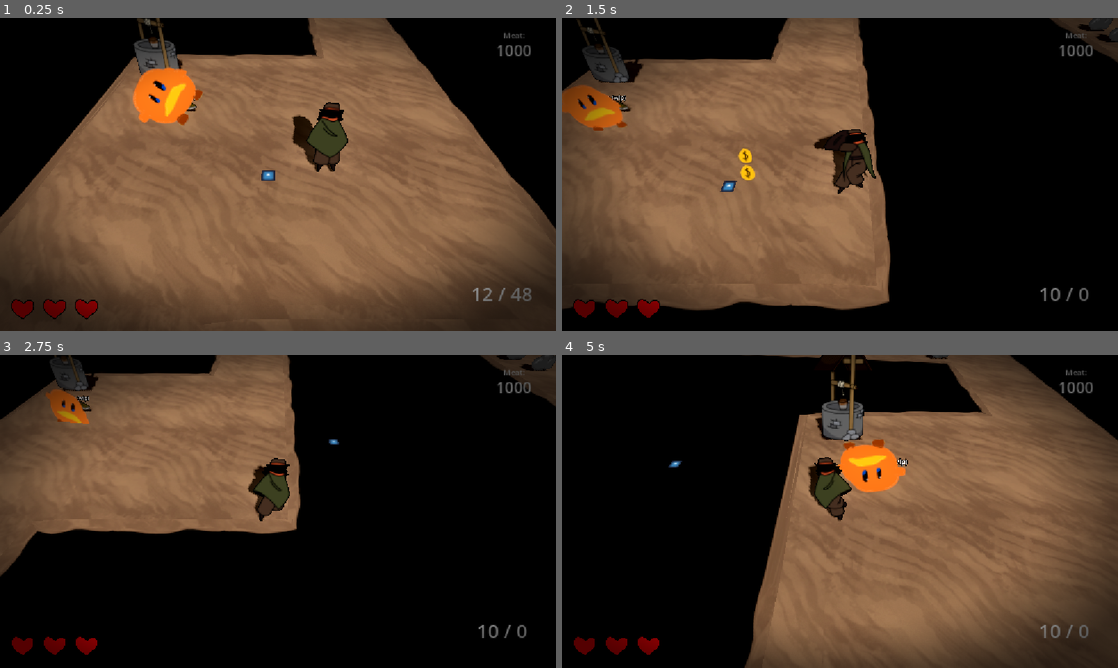
Above: before the commit, frames 1-4 (two rows, left to right).
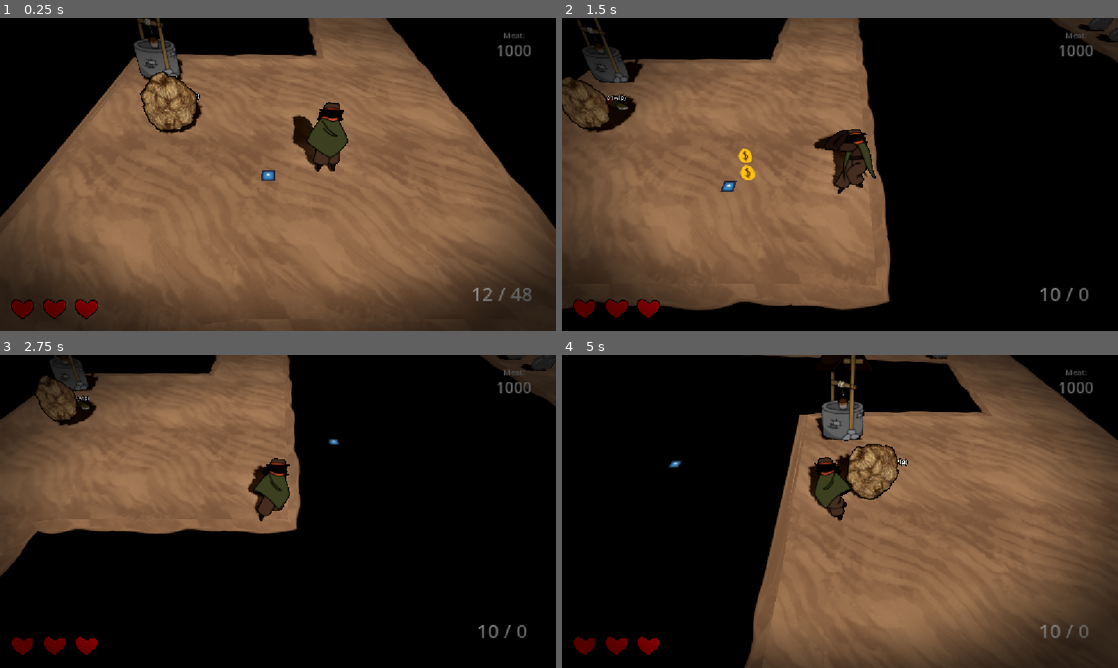
Above: after the commit, the same moments.

Repository: gmuGADIG/DEADSHOT
Game: Godot game, scene res://world/levels/desert_large/level_desert_large.tscn
Two runs of this game, one before a commit and one after it. Both use one fixed random seed, a clock stepped at 60 frames per second and the inputs below. This scene is started directly instead of the project's main scene. The engine's default icon, where the game draws it, is replaced by a stand-in: a white triangle on a blue panel in a dark square. Sound files missing from this copy of the repository are replaced by a short silence.
Inputs (mouse positions are in pixels of both pictures, inside the frame that each line leads up to):
- Up to frame 1 (0.25 s): no input
- Up to frame 2 (1.5 s): move the mouse to (962, 158) at 0.52 s; hold D (move_right) 0.53-1.28 s; hold E (interact) 0.53-1.28 s; move the mouse to (728, 190) at 1.27 s; hold S (move_down) from 1.28 s (still down); click (728, 190) at 1.35 s
- Up to frame 3 (2.75 s): tap E (interact) at 1.55 s; move the mouse to (333, 442) at 2.02 s; release S (move_down) at 2.03 s; hold D (move_right) from 2.03 s (still down); hold E (interact) from 2.03 s (still down)
- Up to frame 4 (5 s): move the mouse to (812, 574) at 2.77 s; release D (move_right) at 2.78 s; release E (interact) at 2.78 s; hold W (move_up) 2.78-3.53 s; tap Shift (quick_purchase) at 2.85 s; tap E (interact) at 3.05, 4.55 s; move the mouse to (1006, 558) at 3.52 s; hold E (interact) 3.53-4.28 s; hold A (move_left) from 3.53 s (still down); tap Space (roll) at 3.6 s; move the mouse to (673, 464) at 4.27 s; right-click (673, 464) at 4.35 s

The runs differ from the first frame. In frame 1, 2.0% of the frame differs, in the area x 23-37%, y 15-38%; in frame 2, 1.5%; in frame 3, 0.8%; in frame 4, 1.6%.

Commit message:
updated again
tumbleweed
providing mother

Diff:
--- a/world/interactables/tumbleweed/tumbleweed.gd
+++ b/world/interactables/tumbleweed/tumbleweed.gd
@@ -6,19 +6,20 @@
 @export var max_velocity := 0.05 # max velocity for x and z directions
 
 var bounce := 0.0 # controls bouncing movement
-var amplitude := 0.5 # height of the bounce
-var frequency := 4 # bounce speed
+var amplitude := 0.3 # height of the bounce
+var frequency := 6 # bounce speed
 var velocity := Vector3(randf_range(-max_vel_change,max_vel_change),0,randf_range(-max_vel_change,max_vel_change)) # velocity for x and z
 var hit := false # if tumbleweed was hit by bullet
 
 func _physics_process(delta: float) -> void:
 	#rotate on y-plane
-	%Sprite.rotate_z(deg_to_rad(rotate_speed))
-	%Sprite.rotate_y(deg_to_rad(rotate_speed))
+	var speed_factor := clampf(velocity.length() * .2, 0, 1)
+	%Sprite.rotate_z(deg_to_rad(rotate_speed * speed_factor))
+	#%SpriteHolder.rotate_y(deg_to_rad(rotate_speed))
 
 	#bounce updates, then calcuate position y using some trig
 	bounce += delta * frequency
-	position.y = amplitude * sin(bounce)
+	position.y = amplitude * sin(bounce * speed_factor)
 
 	#if tumbleweed hits the ground, do stuff
 	if(position.y < -0.499):
@@ -35,6 +36,8 @@
 	#move the tumbleweed using velocity
 	position += velocity * delta
 
+	#velocity = velocity.lerp(Vector3.ZERO, 1.0 - exp(-.5 * delta))
+
 func _on_hurtbox_was_hit(dmg: DamageInfo) -> void:
 	velocity += dmg.get_knockback() * knockback_multiplier
 	hit = true
--- a/world/interactables/tumbleweed/tumbleweed.tscn
+++ b/world/interactables/tumbleweed/tumbleweed.tscn
@@ -1,6 +1,6 @@
 [gd_scene load_steps=6 format=3 uid="uid://ckbr1getgwitd"]
 
-[ext_resource type="Texture2D" uid="uid://bffhswt8p3gcs" path="res://temp_art/gartic/lorax_kirby.png" id="1_deogu"]
+[ext_resource type="Texture2D" uid="uid://b52xbv77pm0tg" path="res://world/interactables/tumbleweed/tumbleweed.png" id="2_petyg"]
 [ext_resource type="Script" uid="uid://cj7ahv37axi56" path="res://world/interactables/tumbleweed/tumbleweed.gd" id="2_pwh0t"]
 [ext_resource type="PackedScene" uid="uid://b7d3oiw27awag" path="res://systems/attacking/hurtbox/hurtbox.tscn" id="3_sqqca"]
 [ext_resource type="Script" uid="uid://5yprj03obbfy" path="res://world/enemy/encounter/encounter_obj.gd" id="4_petyg"]
@@ -11,11 +11,16 @@
 [node name="Tumbleweed" type="Node3D"]
 script = ExtResource("2_pwh0t")
 
-[node name="Sprite" type="Sprite3D" parent="." groups=["tumbleweed"]]
+[node name="SpriteHolder" type="Node3D" parent="."]
+transform = Transform3D(1, 0, 0, 0, 0.8660254, 0.5, 0, -0.5, 0.8660254, 0, 1.2036158, 0)
+
+[node name="Sprite" type="Sprite3D" parent="SpriteHolder" groups=["tumbleweed"]]
 unique_name_in_owner = true
-transform = Transform3D(1, 0, 0, 0, 0.8660254, 0.5, 0, -0.5, 0.8660254, 0, 0.9300569, 0)
+transform = Transform3D(0.79999995, 0, 0, 0, 0.79999983, -2.9802322e-08, 0, 2.9802322e-08, 0.79999983, 0.05685252, -0.09483141, 0.04870376)
 rotation_order = 0
-texture = ExtResource("1_deogu")
+offset = Vector2(-19.27, -27.045)
+alpha_cut = 1
+texture = ExtResource("2_petyg")
 
 [node name="Hurtbox" parent="." instance=ExtResource("3_sqqca")]
 transform = Transform3D(1, 0, 0, 0, 1, 0, 0, 0, 1, 0, 0.9300569, 0)
--- a/world/npc/npc_demoman1.tscn
+++ b/world/npc/npc_demoman1.tscn
@@ -6,5 +6,5 @@
 [node name="Demoman1" instance=ExtResource("1_hkqjx")]
 
 [node name="Sprite3D" parent="." index="0"]
-transform = Transform3D(0.25, 0, 0, 0, 0.21650635, 0.125, 0, -0.125, 0.21650635, 0, 1.1091859, 0)
+transform = Transform3D(0.28, 0, 0, 0, 0.2424871, 0.14, 0, -0.14, 0.2424871, 0, 1.2039862, 0)
 texture = ExtResource("2_hkqjx")
--- a/world/npc/npc_femme_fatale.tscn
+++ b/world/npc/npc_femme_fatale.tscn
@@ -6,5 +6,5 @@
 [node name="NPCBase" instance=ExtResource("1_aq04e")]
 
 [node name="Sprite3D" parent="." index="0"]
-transform = Transform3D(0.25, 0, 0, 0, 0.21650635, 0.125, 0, -0.125, 0.21650635, 0, 0.9799986, 0)
+transform = Transform3D(0.28, 0, 0, 0, 0.2424871, 0.14, 0, -0.14, 0.2424871, 0, 1.2364163, 0)
 texture = ExtResource("2_aq04e")
--- a/world/npc/npc_piano_man.tscn
+++ b/world/npc/npc_piano_man.tscn
@@ -45,6 +45,6 @@
 transform = Transform3D(1, 0, 0, 0, 0.8660254, 0.5, 0, -0.5, 0.8660254, 0, 3.8717766, 0)
 
 [node name="AnimatedSprite3D" type="AnimatedSprite3D" parent="Sprite3D" index="0"]
-transform = Transform3D(0.33, 0, 0, 0, 0.33, 0, 0, 0, 0.33, 0, -2.256182, -1.302607)
+transform = Transform3D(0.3, 0, 0, 0, 0.3, 0, 0, 0, 0.3, 0, -2.3426242, -1.3525145)
 sprite_frames = SubResource("SpriteFrames_pyw5j")
 frame_progress = 0.31766692
--- a/world/npc/npc_providing_mother.tscn
+++ b/world/npc/npc_providing_mother.tscn
@@ -1,14 +1,10 @@
-[gd_scene load_steps=4 format=3 uid="uid://ivld0ndseynw"]
+[gd_scene load_steps=3 format=3 uid="uid://ivld0ndseynw"]
 
 [ext_resource type="PackedScene" uid="uid://c8ycoujcnafdn" path="res://world/npc/npc_base.tscn" id="1_snc8m"]
-[ext_resource type="Texture2D" uid="uid://ba2r7cgw1oger" path="res://temp_art/gartic/disco_ball.png" id="2_fbbn1"]
-[ext_resource type="PackedScene" uid="uid://0ndhmibsve8k" path="res://world/comment/comment.tscn" id="3_5ufyq"]
+[ext_resource type="Texture2D" uid="uid://crlaphi7iy7l" path="res://world/npc/npc_providing_mother.png" id="2_bl1t2"]
 
 [node name="NPCBase" instance=ExtResource("1_snc8m")]
 
 [node name="Sprite3D" parent="." index="0"]
-texture = ExtResource("2_fbbn1")
-
-[node name="Comment" parent="Sprite3D" index="0" instance=ExtResource("3_5ufyq")]
-transform = Transform3D(1, 0, 0, 0, 1, 0, 0, 0, 1, 0, -0.5380338, 0.9319018)
-text = "Providing Mother"
+transform = Transform3D(0.28, 0, 0, 0, 0.2424871, 0.14, 0, -0.14, 0.2424871, 0, 1.2478467, 0)
+texture = ExtResource("2_bl1t2")
Binary file added: world/interactables/tumbleweed/tumbleweed.png
Not shown, added: world/interactables/tumbleweed/tumbleweed.png.import
Binary file added: world/npc/npc_providing_mother.png
Not shown, added: world/npc/npc_providing_mother.png.import
Not shown, added: world/levels/desert_large/level_desert_large.tscn2136414270.tmp
